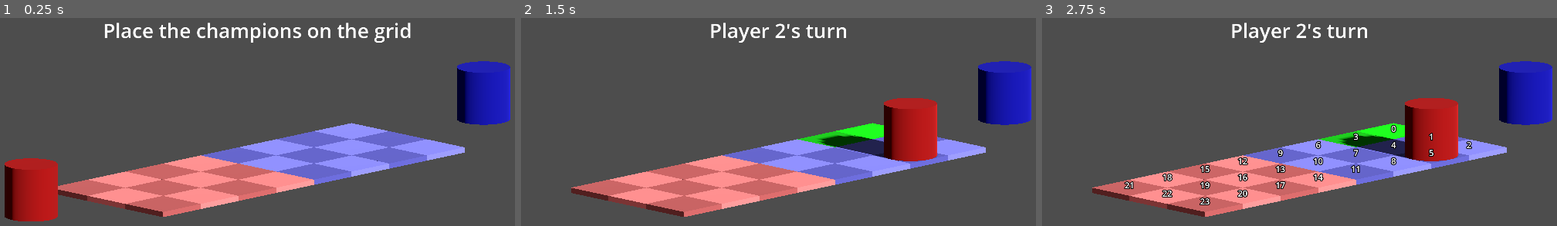
Above: before the commit, frames 1-3 (left to right).
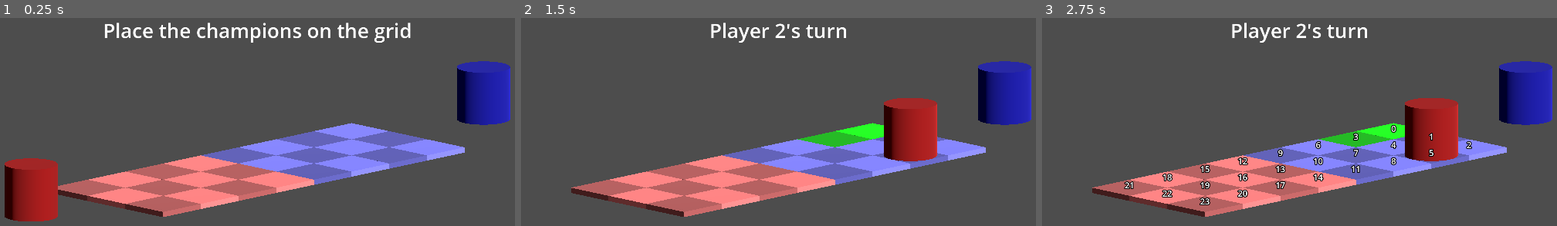
Above: after the commit, the same moments.

Repository: bejado/3d-platformer-tactics
Game: Godot game, scene res://main.tscn
Same seed, same stepped clock (60 frames per second), same inputs: the game is played once before the commit and once after it.
Inputs (mouse positions are in pixels of both pictures, inside the frame that each line leads up to):
- Up to frame 1 (0.25 s): no input
- Up to frame 2 (1.5 s): tap Enter at 0.5 s; move the mouse to (912, 149) at 0.52 s; hold D 0.53-1.25 s; click (912, 149) at 0.67 s; tap Space at 1.25 s; drag from (654, 184) to (outside the picture) at 1.27 s
- Up to frame 3 (2.75 s): tap Enter at 2 s; move the mouse to (1361, 90) at 2.02 s; hold D from 2.03 s (still down)

The runs differ from the first frame. In frame 1, 0.2% of the frame differs, in the area x 16-25%, y 85-92%; in frame 2, 1.0%, in the area x 16-81%, y 56-92%; in frame 3, 0.9%.

Commit message:
Turn off shadows

Diff:
--- a/main.tscn
+++ b/main.tscn
@@ -24,7 +24,7 @@
 
 [node name="DirectionalLight3D" type="DirectionalLight3D" parent="."]
 transform = Transform3D(0.0139621, -0.474042, 0.880391, 0, 0.880477, 0.474088, -0.999903, -0.00661927, 0.0122933, 0, 0, 0)
-shadow_enabled = true
+light_energy = 1.4
 directional_shadow_mode = 1
 directional_shadow_split_1 = 0.009
 directional_shadow_split_2 = 0.412
